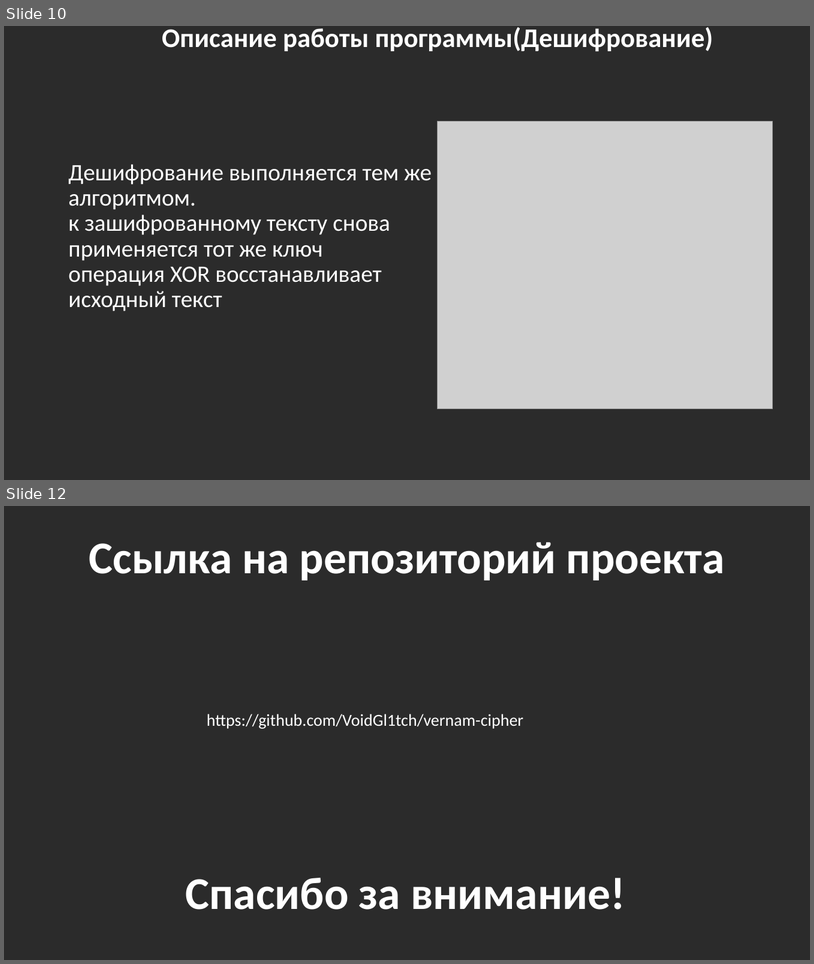
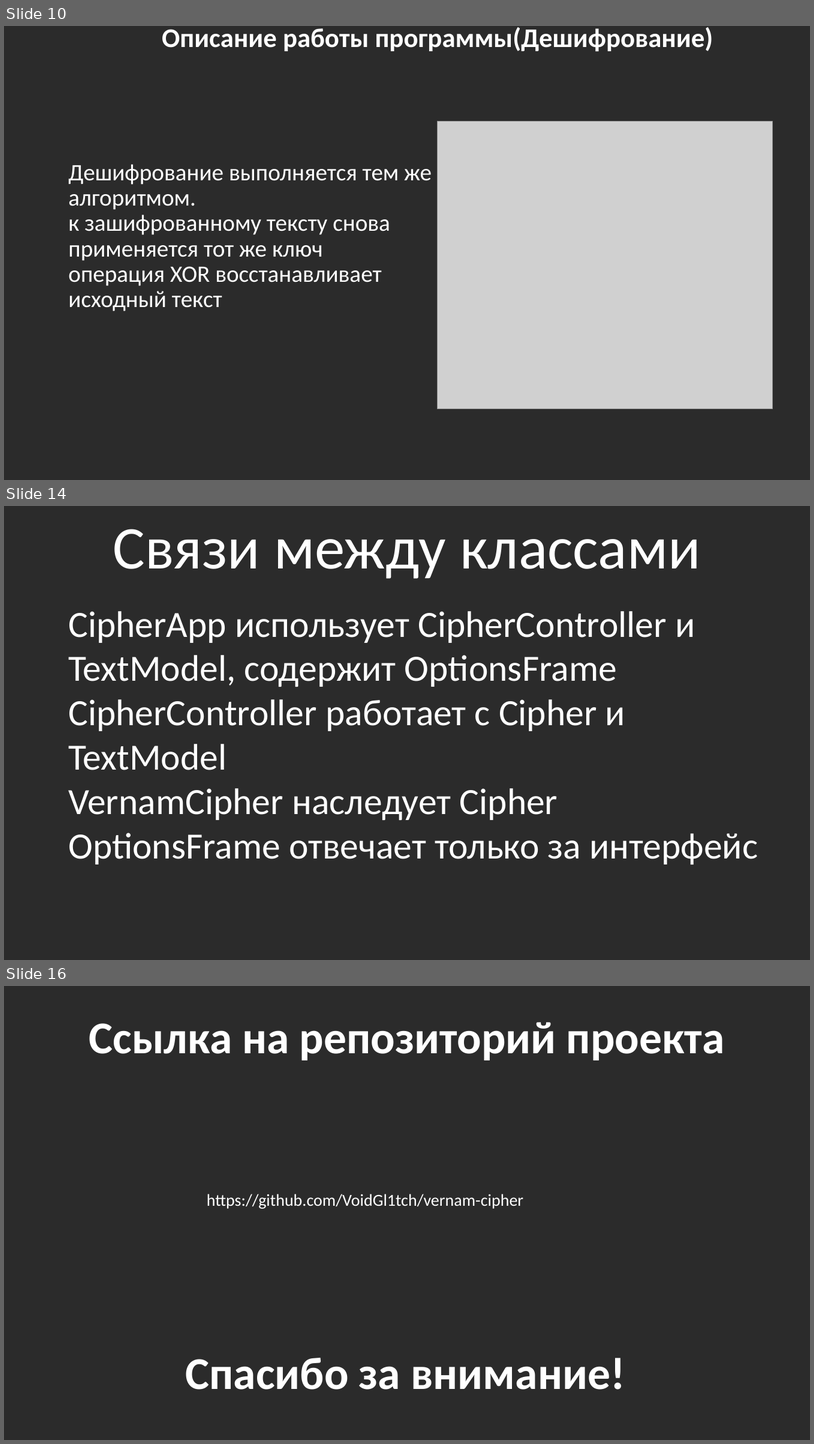
Before and after one commit to VoidGl1tch/vernam-cipher, a slide deck: proekt1.pptx. Shown one above the other, each under a label of ours: slides 10 and 12 before the commit, slides 10, 14 and 16 after it; the slides between them are not shown. The pictures are 814x964 and 814x1444 pixels, drawn with LibreOffice and Linux fonts; fonts in the diff are those of the drawing; grey boxes stand for pictures; background and template pictures are left out; a plain dark background stands for a picture behind light text. Boxes give left, top, right and bottom in pixels: in the first picture for what was removed or moved away, otherwise in the second. Text is boxed around its words. In the diff, an @@ line names an element or a change of style, - is before the commit and + after.

```diff
--- a/proekt1.pptx
+++ b/proekt1.pptx
@@ slide 14 added at [4, 506, 810, 960], background picture (left out) @@
@@ text added at [113, 529, 701, 579], 72 pt, text #FFFFFF @@
+Связи между классами
@@ text added at [68, 611, 758, 864], 44 pt, text #FFFFFF @@
+CipherApp использует CipherController и TextModel, содержит OptionsFrame
+CipherController работает с Cipher и TextModel
+VernamCipher наследует Cipher
+OptionsFrame отвечает только за интерфейс
@@ what was slide 12 is now slide 16 @@
```
Also in this commit, not shown: 1 slide changed, 3 other slides added, 1 other file.
